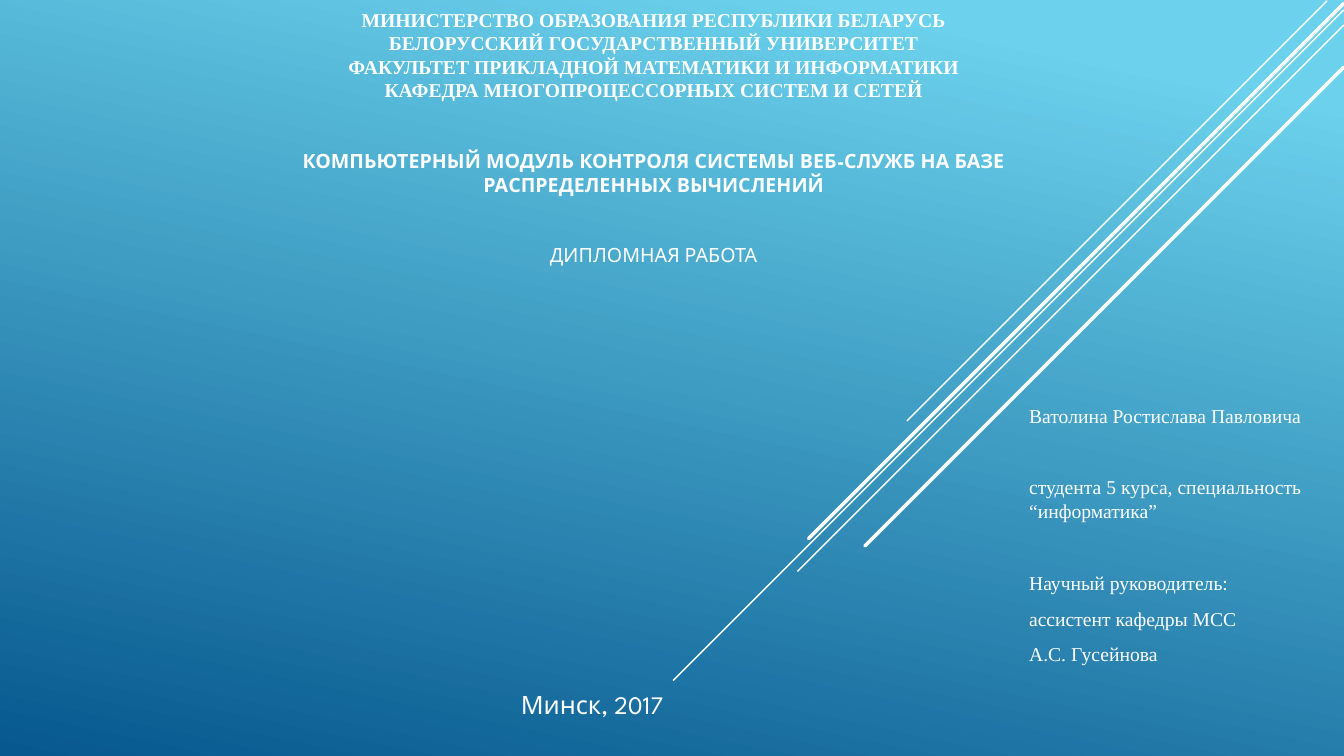
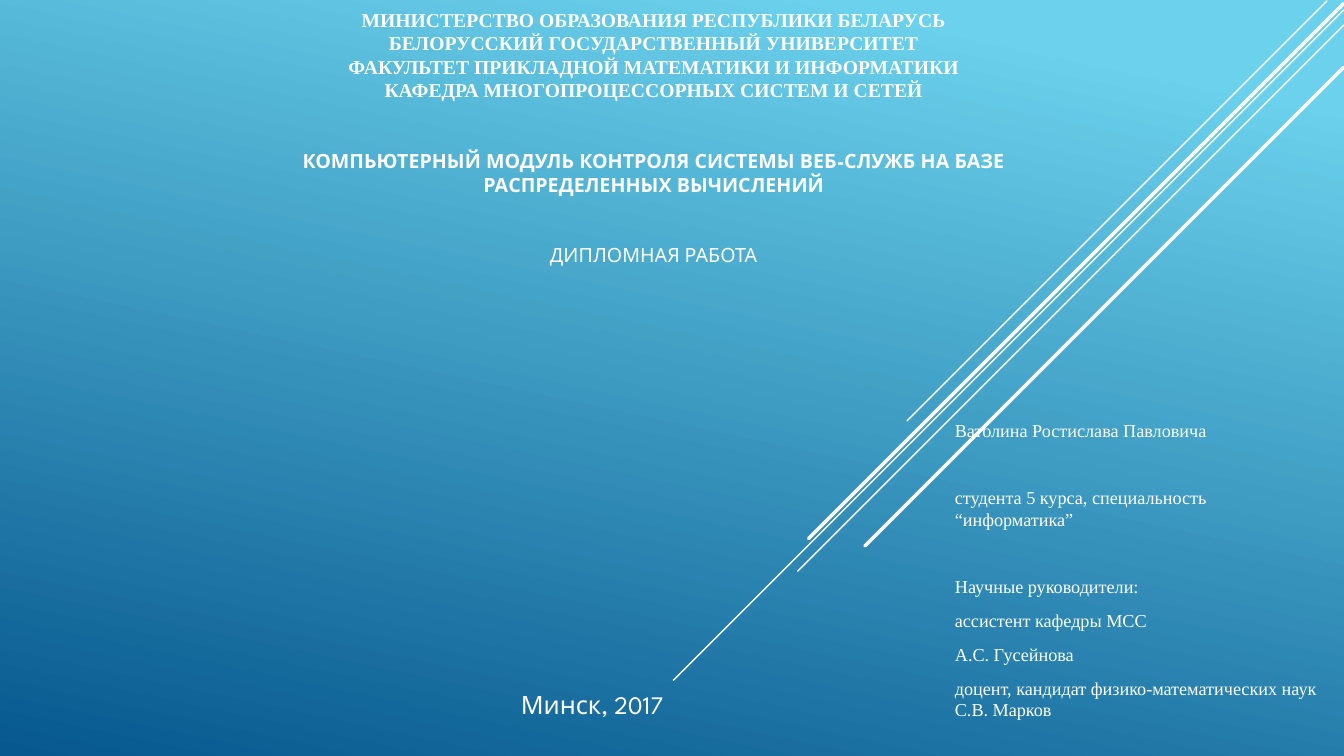
Before and after one commit to vatolinrp/weather-analyzer, a slide deck: slide 1 of docs/VatolinRP.pptx. Drawn at 1344x756 pixels with LibreOffice and Linux fonts; fonts in the diff are those of the drawing. Boxes give left, top, right and bottom in pixels: in the first picture for what was removed or moved away, otherwise in the second. Text is boxed around its words. In the diff, an @@ line names an element or a change of style, - is before the commit and + after.

Commit message:
presentation updated

```diff
--- a/docs/VatolinRP.pptx
+++ b/docs/VatolinRP.pptx
@@ subtitle "Ватолина Ростислава Павловича": place and size @@
-subtitle "Ватолина Ростислава Павловича" at <box>1029,410,1302,665</box>
+subtitle "Ватолина Ростислава Павловича" at <box>955,423,1317,720</box>
@@ subtitle at <box>955,423,1206,665</box>: size 14 to 12.9 pt in "Ватолина Ростислава Павловича", "студента 5 курса, специальность “информатика”", "ассистент кафедры МСС", "А.С. Гусейнова" @@
@@ subtitle at <box>955,581,1139,597</box>: text changed; size 14 to 12.9 pt @@
-Научный руководитель:
+Научные руководители:
@@ subtitle at <box>955,682,1317,720</box>: paragraph added @@
+доцент, кандидат физико-математических наук С.В. Марков
```
Also in this commit, not shown: 1 slide added.
